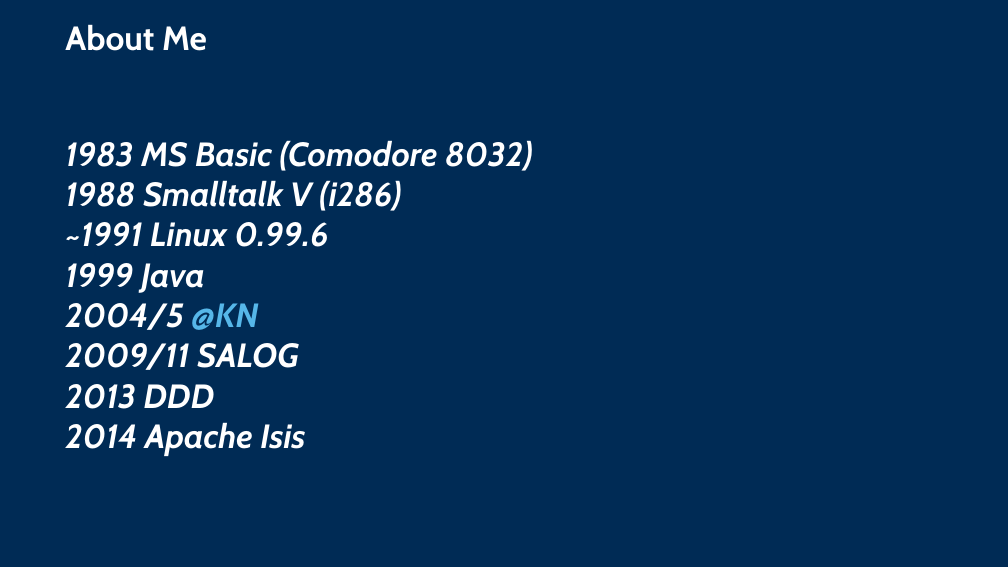
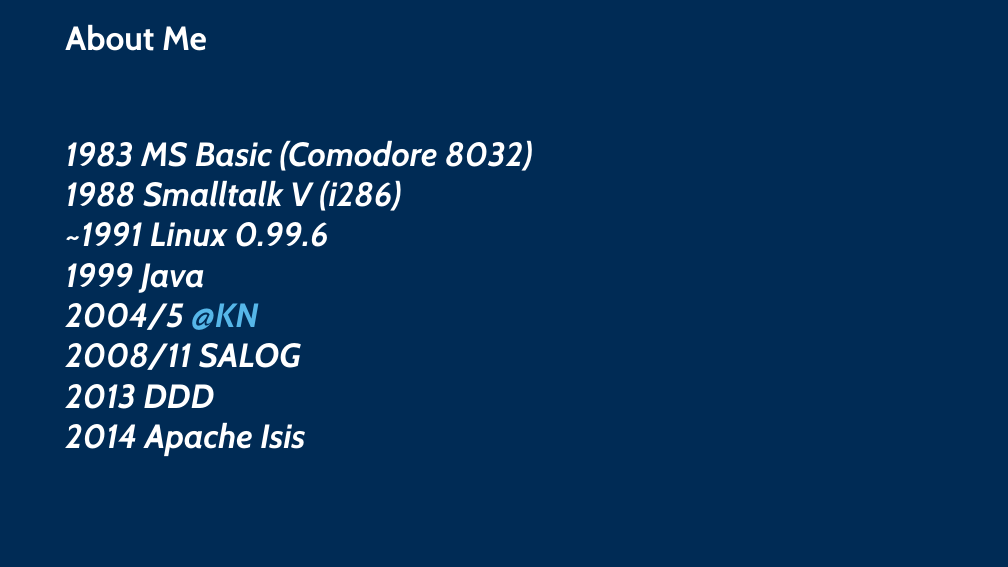
Before and after one commit to joerg-rade/dddsample-isis, a slide deck: slide 2 of NakedObjects.pptx. Drawn at 1008x567 pixels with LibreOffice and Linux fonts; fonts in the diff are those of the drawing; background and template pictures are left out. Boxes give left, top, right and bottom in pixels: in the first picture for what was removed or moved away, otherwise in the second. Text is boxed around its words. In the diff, an @@ line names an element or a change of style, - is before the commit and + after.

```diff
--- a/NakedObjects.pptx
+++ b/NakedObjects.pptx
@@ text at (x1=65, y1=343, x2=301, y2=370): text changed @@
-2009/11 SALOG
+2008/11 SALOG
```
Also in this commit, not shown: 16 other slides changed, 2 slides added, 1 slide removed, 4 other files.
